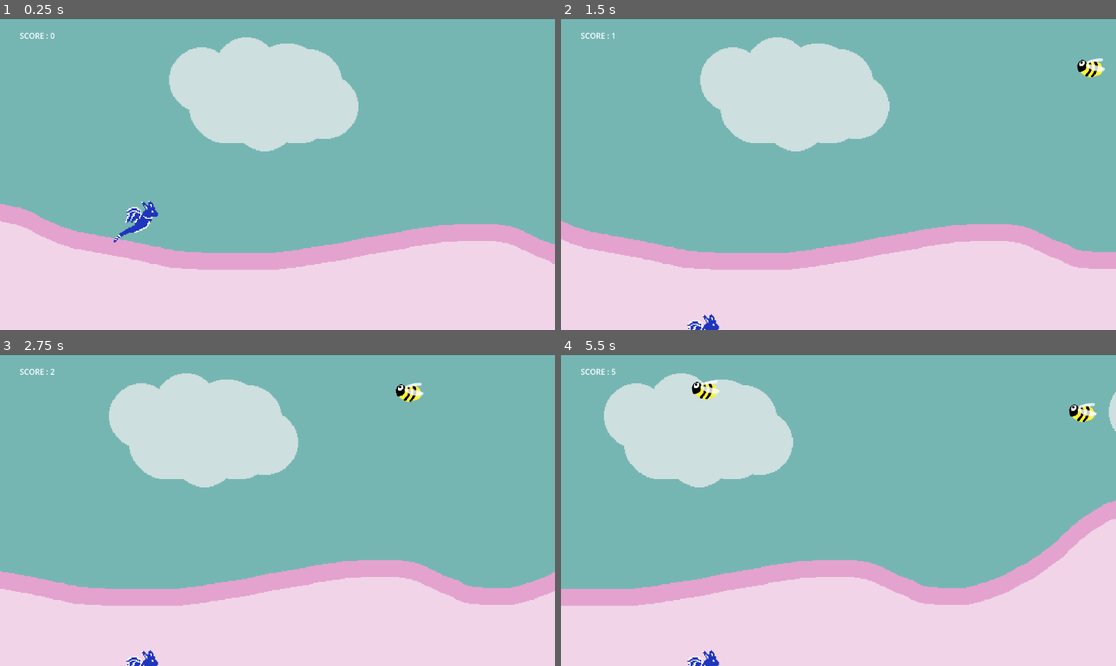
Above: before the commit, frames 1-4 (two rows, left to right).
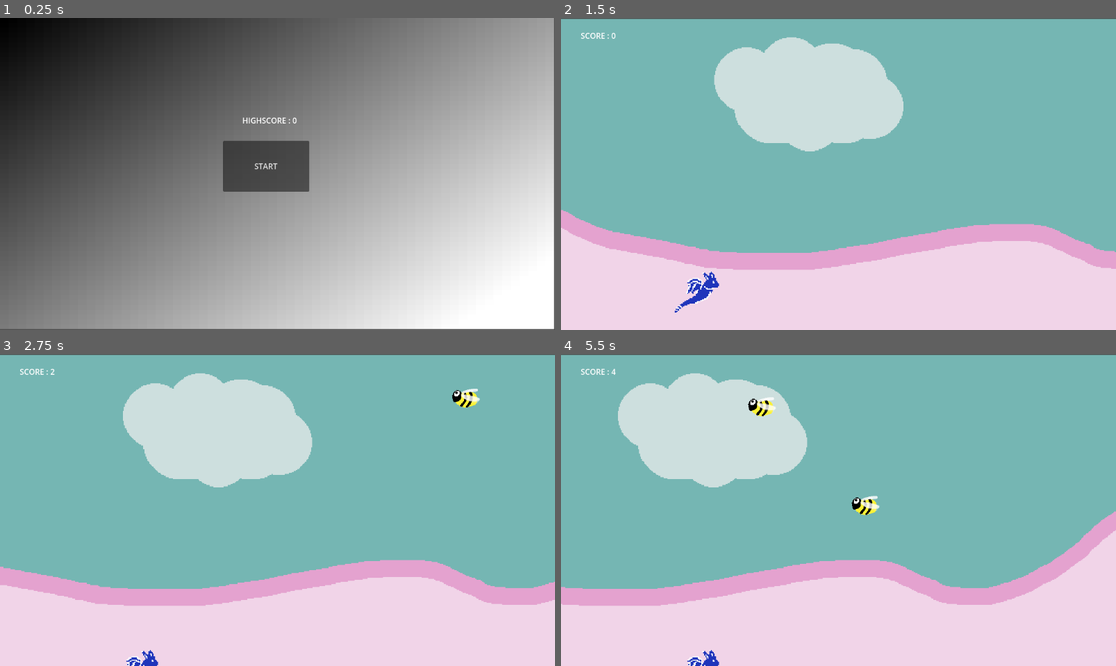
Above: after the commit, the same moments.

Repository: Thanaell/20GamesChallenge
Game: Godot game, scene res://menu.tscn
The game is run twice, just before and just after one commit, with the same random seed, the same clock (stepped at 60 frames per second) and the same inputs. Before the commit the project starts from res://main.tscn.
Inputs (mouse positions are in pixels of both pictures, inside the frame that each line leads up to):
- Up to frame 1 (0.25 s): no input
- Up to frame 2 (1.5 s): click (827, 167) at 0.5 s, where only the run after the commit has a clickable "START"; tap Enter (ui_accept) at 1.25 s
- Up to frame 3 (2.75 s): tap Enter (ui_accept) at 1.52, 2.27 s
- Up to frame 4 (5.5 s): tap Enter (ui_accept) at 3.77, 4.52, 5.27 s

The runs differ from the first frame. In frame 1, 96% of the frame differs, in the area x 0-100%, y 0-100%; in frame 2, 5.3%; in frame 3, 4.8%; in frame 4, 6.7%.

Commit message:
Add menu and handle highscore with singleton

Diff:
--- a/dragon-Joyride/ObstacleSpawn.gd
+++ b/dragon-Joyride/ObstacleSpawn.gd
@@ -6,8 +6,7 @@
 	var spike = preload("res://spike.tscn")
 
 	var rng = RandomNumberGenerator.new()
-	var value = randi_range(0,5)
-
+	var value = rng.randi_range(0,5)
 
 	match value:
 		1:
--- a/dragon-Joyride/ScoreLabel.gd
+++ b/dragon-Joyride/ScoreLabel.gd
@@ -1,9 +1,5 @@
 extends Label
 
-var score = 0
-
-# Called every frame. 'delta' is the elapsed time since the previous frame.
-func _process(delta):
-	score+=delta
-	var scoreText = "SCORE : " + str(int(score))
-	text=scoreText
+func display_score(score: int):
+	var scoreText = "SCORE : " + str(score)
+	text = scoreText
--- a/dragon-Joyride/bee.gd
+++ b/dragon-Joyride/bee.gd
@@ -5,7 +5,7 @@
 # Called when the node enters the scene tree for the first time.
 func _ready():
 	var rng = RandomNumberGenerator.new()
-	value = randf_range(0,PI)
+	value = rng.randf_range(0,PI)
 	speed=200 # Replace with function body.
 
 
--- /dev/null
+++ b/dragon-Joyride/game_controller.gd
@@ -0,0 +1,10 @@
+extends Node2D
+
+var score: float
+
+func _process(delta):
+	score += delta
+	$Label.display_score(int(score))
+
+func on_dragon_hit():
+	Highscore.update_highscore(int(score))
--- /dev/null
+++ b/dragon-Joyride/highscore.gd
@@ -0,0 +1,7 @@
+extends Node
+
+var highscore: int = 0
+
+func update_highscore(new_score: int):
+	if (new_score > highscore):
+		highscore = new_score
--- a/dragon-Joyride/main.tscn
+++ b/dragon-Joyride/main.tscn
@@ -1,11 +1,13 @@
-[gd_scene load_steps=5 format=3 uid="uid://3w60lh6rp1ma"]
+[gd_scene load_steps=6 format=3 uid="uid://3w60lh6rp1ma"]
 
+[ext_resource type="Script" path="res://game_controller.gd" id="1_qs1ti"]
 [ext_resource type="PackedScene" uid="uid://bxmkubu2sd6nq" path="res://background.tscn" id="1_u774l"]
 [ext_resource type="PackedScene" uid="uid://ck43sddbemcxf" path="res://dragon.tscn" id="1_xtxre"]
 [ext_resource type="PackedScene" uid="uid://tpljimoicnm3" path="res://obstacle_spawn.tscn" id="3_yi8rr"]
 [ext_resource type="PackedScene" uid="uid://btvcfp03jircc" path="res://score.tscn" id="4_vi1xr"]
 
 [node name="Node2D" type="Node2D"]
+script = ExtResource("1_qs1ti")
 
 [node name="Background" parent="." instance=ExtResource("1_u774l")]
 position = Vector2(62, 4)
@@ -20,3 +22,5 @@
 offset_top = 25.0
 offset_right = 81.0
 offset_bottom = 48.0
+
+[connection signal="dragon_hit" from="Dragon" to="." method="on_dragon_hit"]
--- /dev/null
+++ b/dragon-Joyride/menu.gd
@@ -0,0 +1,9 @@
+extends NinePatchRect
+
+const game_scene_path = 'res://main.tscn'
+
+func _ready():
+	$Label.text = 'HIGHSCORE : ' + str(Highscore.highscore)
+
+func on_button_pressed():
+	get_tree().change_scene_to_file(game_scene_path)
--- /dev/null
+++ b/dragon-Joyride/menu.tscn
@@ -0,0 +1,33 @@
+[gd_scene load_steps=4 format=3 uid="uid://cswlcygdj80w7"]
+
+[ext_resource type="Script" path="res://menu.gd" id="1_i8mrh"]
+
+[sub_resource type="Gradient" id="Gradient_iemk4"]
+
+[sub_resource type="GradientTexture2D" id="GradientTexture2D_6ci3k"]
+gradient = SubResource("Gradient_iemk4")
+fill_to = Vector2(1, 0.779817)
+
+[node name="NinePatchRect" type="NinePatchRect"]
+offset_right = 1150.0
+offset_bottom = 646.0
+texture = SubResource("GradientTexture2D_6ci3k")
+script = ExtResource("1_i8mrh")
+
+[node name="Button" type="Button" parent="."]
+layout_mode = 0
+offset_left = 463.0
+offset_top = 255.0
+offset_right = 642.0
+offset_bottom = 361.0
+text = "START"
+
+[node name="Label" type="Label" parent="."]
+layout_mode = 0
+offset_left = 503.0
+offset_top = 201.0
+offset_right = 607.0
+offset_bottom = 224.0
+text = "HIGHSCORE : "
+
+[connection signal="pressed" from="Button" to="." method="on_button_pressed"]
--- a/dragon-Joyride/movingDragon.gd
+++ b/dragon-Joyride/movingDragon.gd
@@ -6,12 +6,17 @@
 const upSprite = preload("res://Assets/dragon-joyride1.png")
 const downSprite = preload("res://Assets/dragon-joyride2.png")
 
+const menu_scene_path = 'res://menu.tscn'
+
+signal dragon_hit
+
 # Called when the node enters the scene tree for the first time.
 func _ready():
 	pass # Replace with function body.
 
 func _handle_collision(area:Area2D):
-	print("collision detected")
+	dragon_hit.emit()
+	get_tree().change_scene_to_file.bind(menu_scene_path).call_deferred()
 
 # Called every frame. 'delta' is the elapsed time since the previous frame.
 func _process(delta):
--- a/dragon-Joyride/project.godot
+++ b/dragon-Joyride/project.godot
@@ -11,9 +11,13 @@
 [application]
 
 config/name="Dragon-joyride"
-run/main_scene="res://main.tscn"
+run/main_scene="res://menu.tscn"
 config/features=PackedStringArray("4.2", "Forward Plus")
 config/icon="res://icon.svg"
+
+[autoload]
+
+Highscore="*res://highscore.gd"
 
 [rendering]
 
